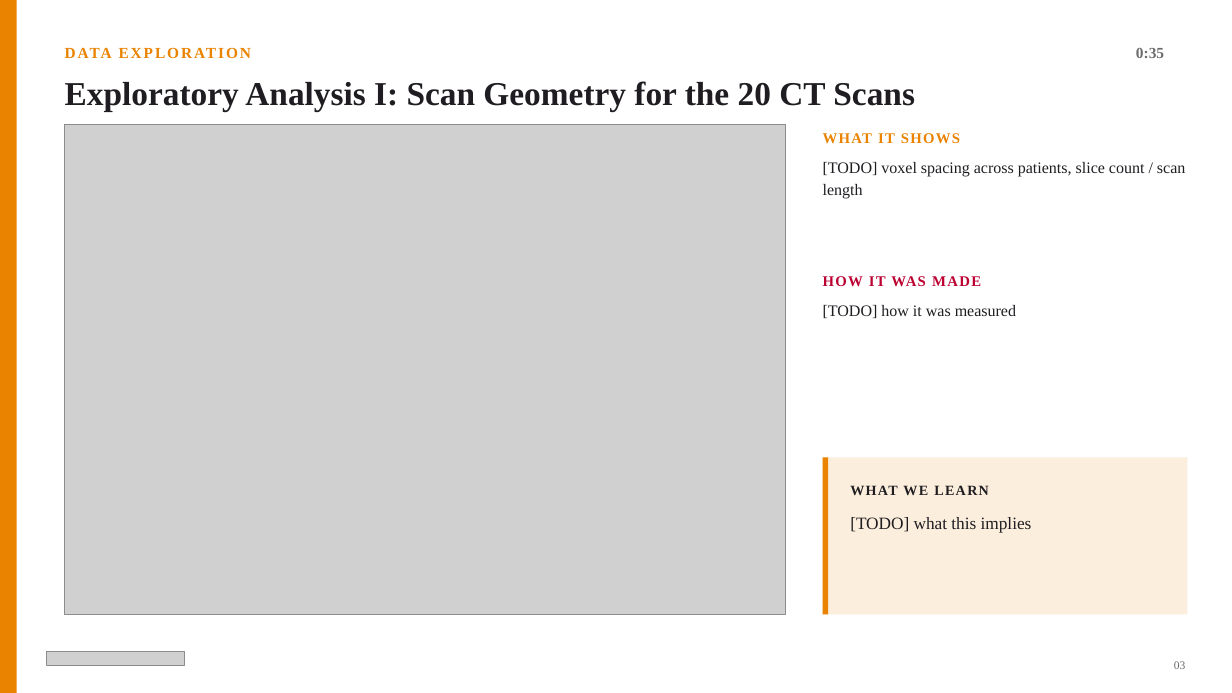
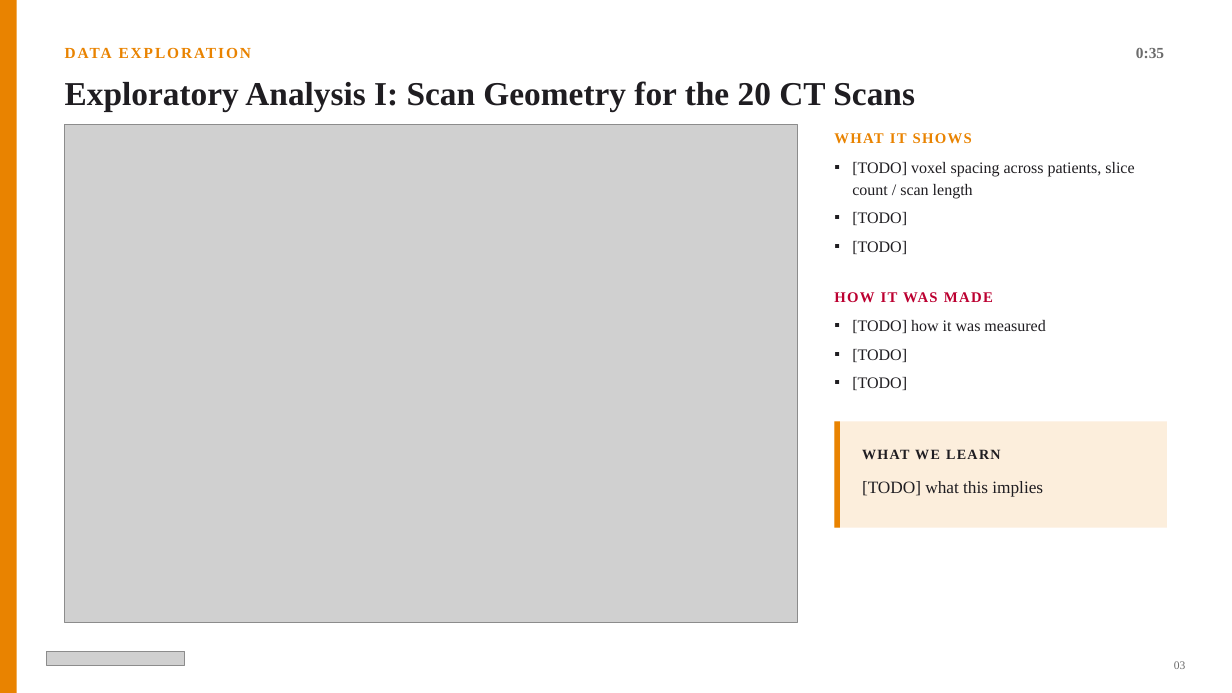
Before and after one commit to HKervadec/ai4mi_project, a slide deck: slide 4 of deck/midproject_outline.pptx. Drawn at 1232x693 pixels with LibreOffice and Linux fonts; fonts in the diff are those of the drawing; grey boxes stand for pictures. Boxes give left, top, right and bottom in pixels: in the first picture for what was removed or moved away, otherwise in the second. Text is boxed around its words. In the diff, an @@ line names an element or a change of style, - is before the commit and + after.

Commit message:
Update mid-project deck: connected-components and HU figures, adjacency merged into spatial slide

```diff
--- a/deck/midproject_outline.pptx
+++ b/deck/midproject_outline.pptx
@@ picture: place and size @@
-picture at box(65, 125, 786, 615)
+picture at box(65, 125, 798, 623)
@@ text "WHAT IT SHOWS": place and size @@
-text "WHAT IT SHOWS" at box(823, 133, 960, 144)
+text "WHAT IT SHOWS" at box(834, 133, 972, 144)
@@ text "[TODO] voxel spacing across patients, ...": place and size @@
-text "[TODO] voxel spacing across patients, ..." at box(823, 162, 1185, 199)
+text "[TODO] voxel spacing across patients, ..." at box(852, 162, 1134, 254)
@@ text at box(852, 162, 1134, 199): bullet none to ▪; more space between paragraphs @@
@@ text at box(852, 212, 907, 254): paragraphs added @@
+▪ [TODO]
+▪ [TODO]
@@ text "HOW IT WAS MADE": place and size @@
-text "HOW IT WAS MADE" at box(823, 276, 981, 287)
+text "HOW IT WAS MADE" at box(834, 292, 993, 303)
@@ text "[TODO] how it was measured": place and size @@
-text "[TODO] how it was measured" at box(823, 305, 1016, 318)
+text "[TODO] how it was measured" at box(852, 320, 1045, 390)
@@ text at box(852, 320, 1045, 333): bullet none to ▪; more space between paragraphs @@
@@ text at box(852, 349, 907, 390): paragraphs added @@
+▪ [TODO]
+▪ [TODO]
@@ rectangle: place and size @@
-rectangle at box(823, 457, 1188, 615)
+rectangle at box(835, 421, 1167, 528)
@@ rectangle: place and size @@
-rectangle at box(823, 457, 828, 615)
+rectangle at box(835, 421, 840, 528)
@@ text "WHAT WE LEARN": place and size @@
-text "WHAT WE LEARN" at box(850, 485, 989, 495)
+text "WHAT WE LEARN" at box(862, 449, 1001, 460)
@@ text "[TODO] what this implies": place and size @@
-text "[TODO] what this implies" at box(850, 517, 1032, 533)
+text "[TODO] what this implies" at box(862, 481, 1043, 497)
```
Also in this commit, not shown: 7 other slides changed, 1 slide removed.
